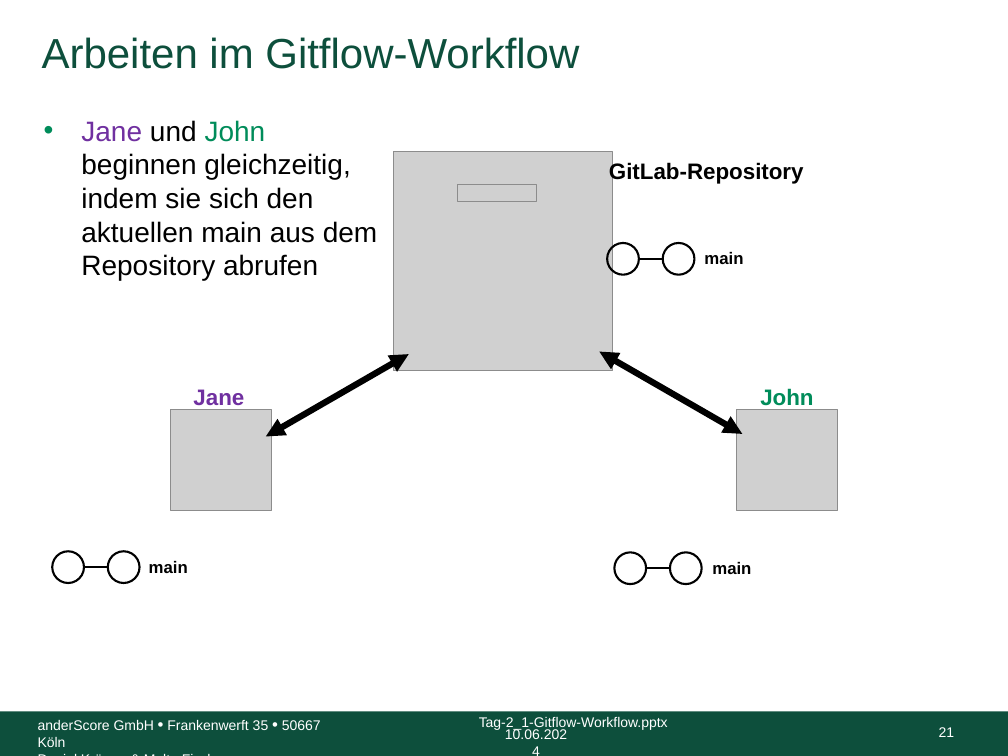
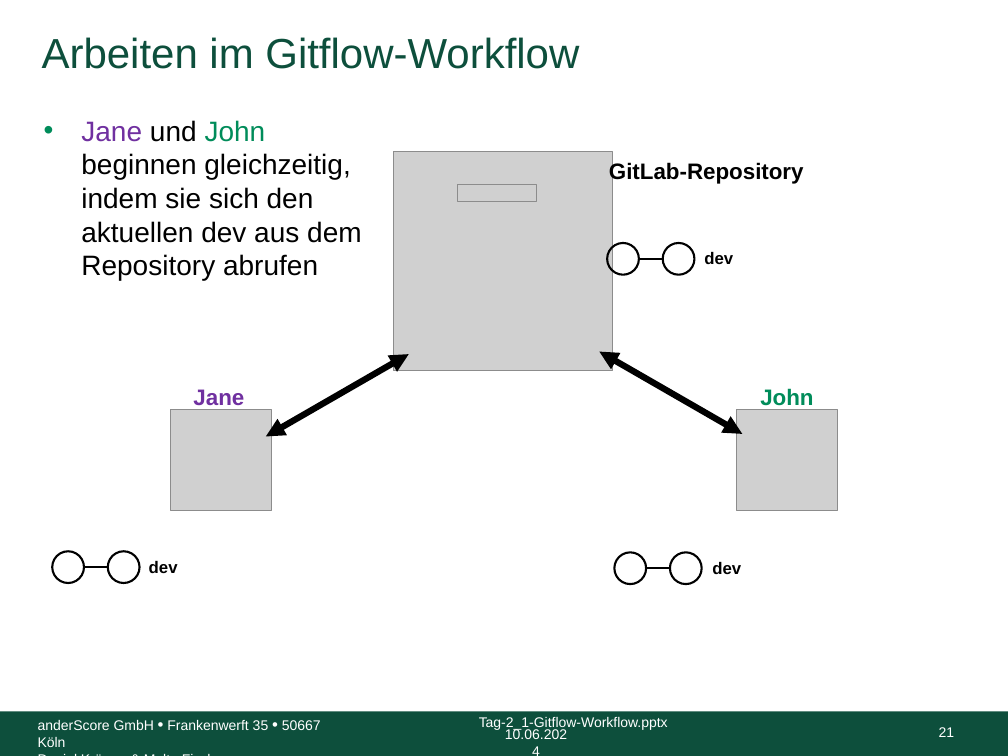
Before and after one commit to anderscore-gmbh/gitlab, a slide deck: slide 21 of slides/Tag-2_1-Gitflow-Workflow.pptx. Drawn at 1008x756 pixels with LibreOffice and Linux fonts; fonts in the diff are those of the drawing; grey boxes stand for pictures; background and template pictures are left out. Boxes give left, top, right and bottom in pixels: in the first picture for what was removed or moved away, otherwise in the second. Text is boxed around its words. In the diff, an @@ line names an element or a change of style, - is before the commit and + after.

```diff
--- a/slides/Tag-2_1-Gitflow-Workflow.pptx
+++ b/slides/Tag-2_1-Gitflow-Workflow.pptx
@@ text at [81, 120, 362, 280]: text changed @@
-• Jane und John beginnen gleichzeitig, indem sie sich den aktuellen main aus dem Repository abrufen
+• Jane und John beginnen gleichzeitig, indem sie sich den aktuellen dev aus dem Repository abrufen
@@ text at [704, 252, 733, 264]: text changed @@
-main
+dev
@@ text at [149, 561, 178, 573]: text changed @@
-main
+dev
@@ text at [712, 562, 741, 574]: text changed @@
-main
+dev
```
Also in this commit, not shown: 16 other slides changed, 3 other files.
